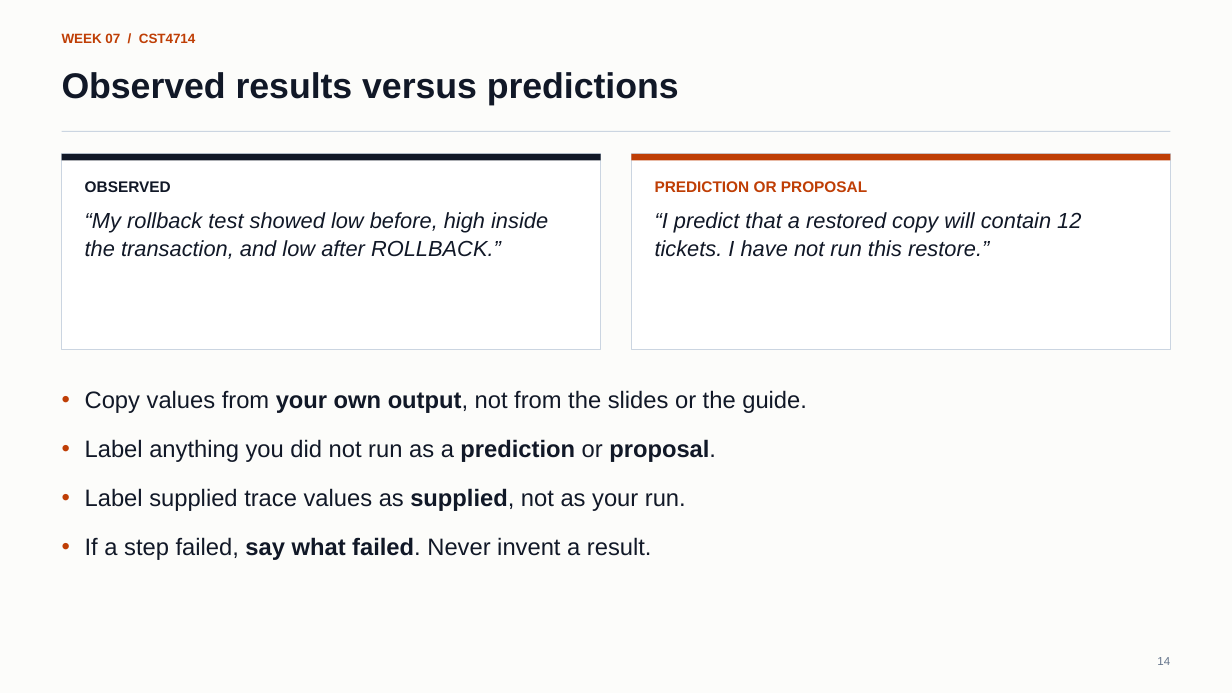
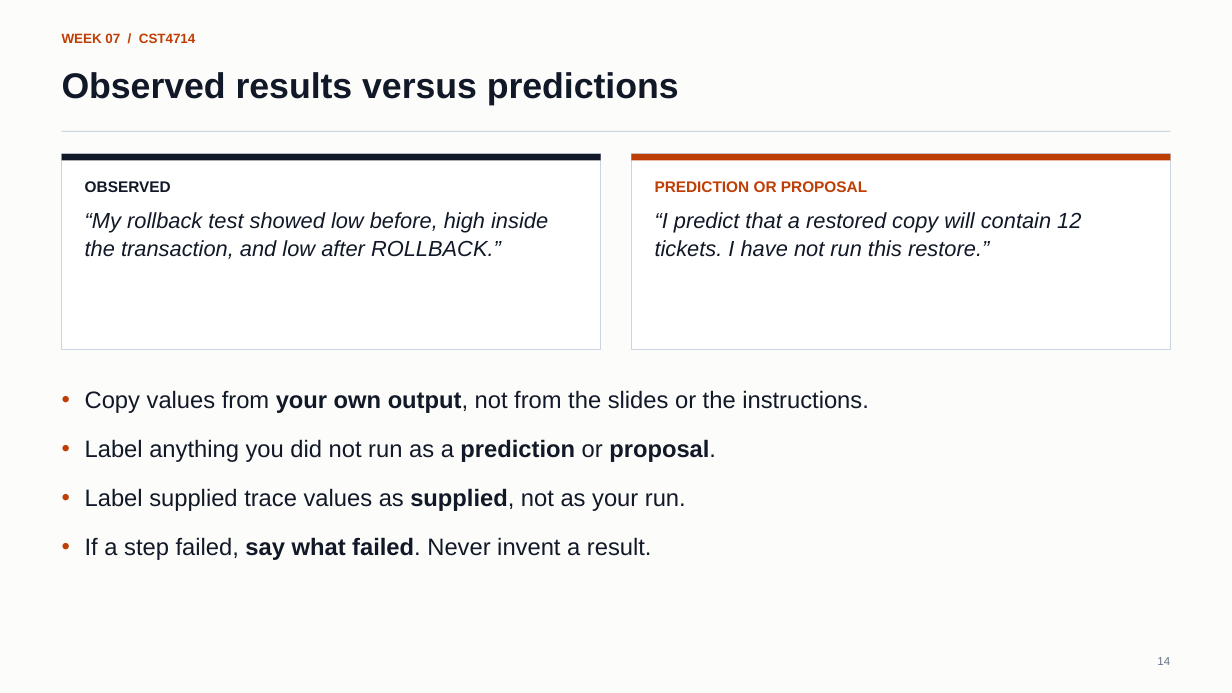
Before and after one commit to lolusername/CST4714_DB_admin, a slide deck: slide 14 of week_07/week_07_query_plans_index_design.pptx. Drawn at 1232x693 pixels with LibreOffice and Linux fonts; fonts in the diff are those of the drawing. Boxes give left, top, right and bottom in pixels: in the first picture for what was removed or moved away, otherwise in the second. Text is boxed around its words. In the diff, an @@ line names an element or a change of style, - is before the commit and + after.

```diff
--- a/week_07/week_07_query_plans_index_design.pptx
+++ b/week_07/week_07_query_plans_index_design.pptx
@@ text at box(85, 390, 869, 413): text changed @@
-• Copy values from your own output, not from the slides or the guide.
+• Copy values from your own output, not from the slides or the instructions.
```
Also in this commit, not shown: 2 other slides changed, 7 other files.
